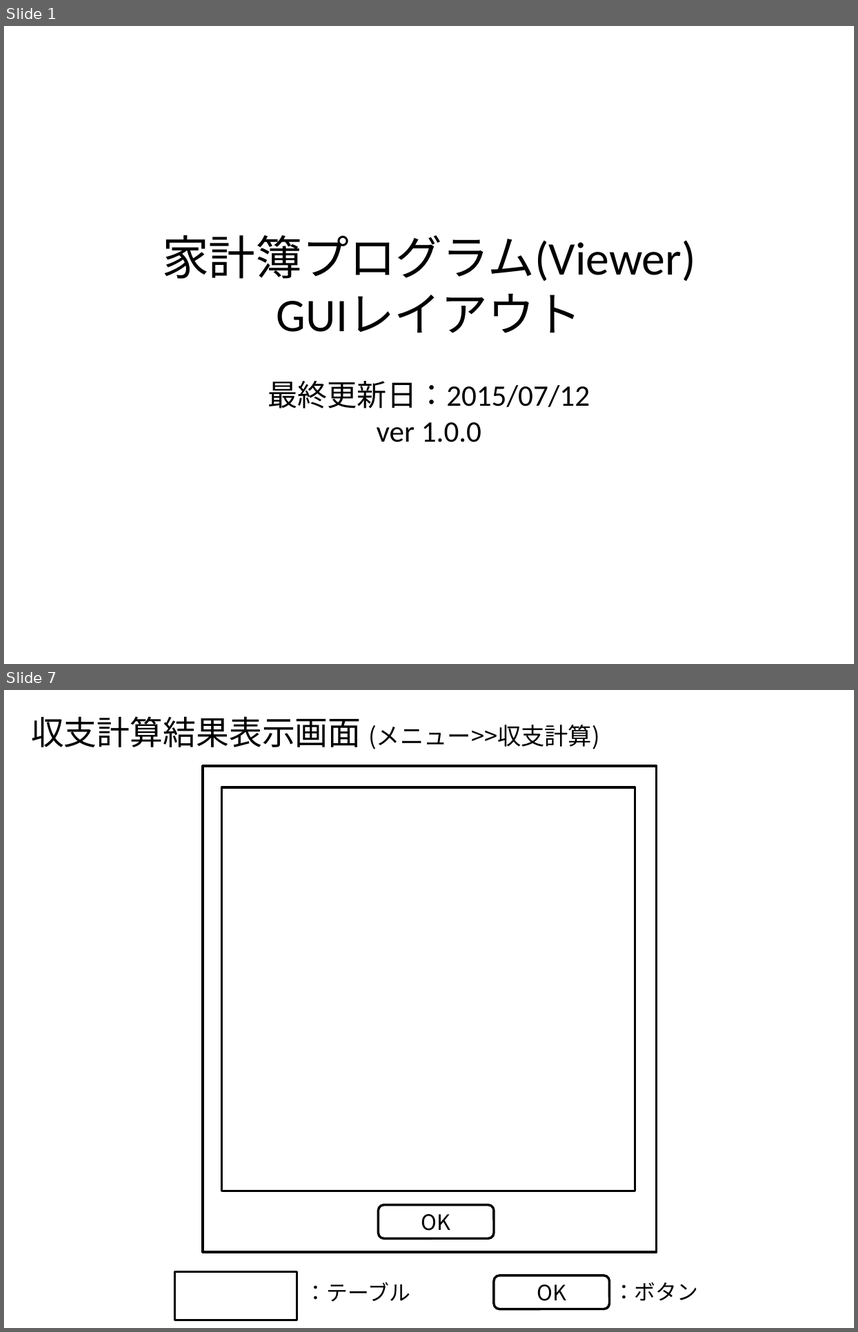
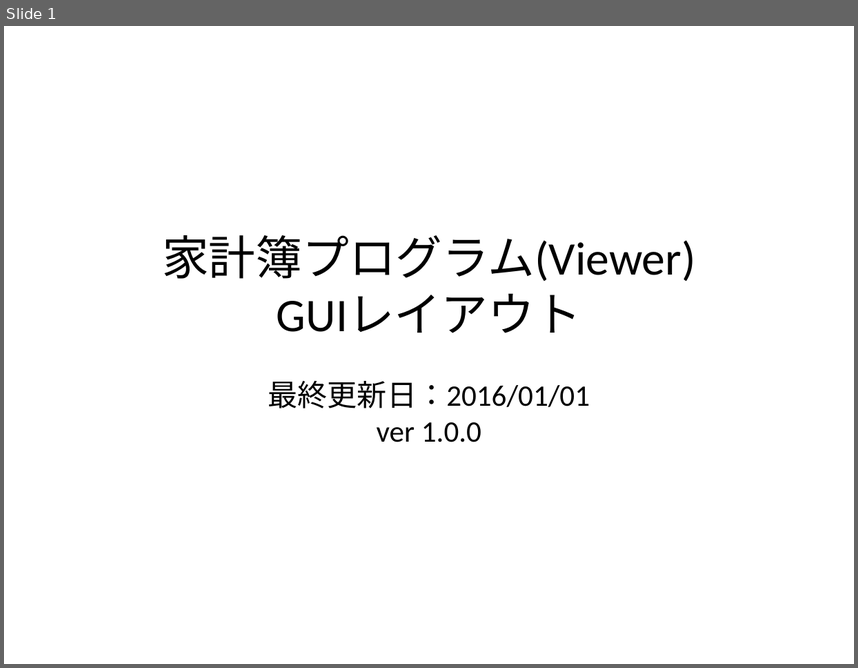
Before and after one commit to Leonis0813/chort, a slide deck: zosma/interface/ui.pptx. Shown one above the other, each under a label of ours: slides 1 and 7 before the commit, slide 1 after it; the slides between them are not shown. The pictures are 858x1332 and 858x668 pixels, drawn with LibreOffice and Linux fonts; fonts in the diff are those of the drawing. Boxes give left, top, right and bottom in pixels: in the first picture for what was removed or moved away, otherwise in the second. Text is boxed around its words. In the diff, an @@ line names an element or a change of style, - is before the commit and + after.

```diff
--- a/zosma/interface/ui.pptx
+++ b/zosma/interface/ui.pptx
@@ slide 7 removed at bbox=[4, 690, 854, 1328], background #FFFFFF @@
@@ text removed at bbox=[31, 716, 600, 749] @@
-収支計算結果表示画面 (メニュー>>収支計算)
@@ rectangle removed at bbox=[203, 766, 657, 1252] @@
@@ rectangle removed at bbox=[221, 788, 635, 1192] @@
@@ rounded rectangle removed at bbox=[378, 1204, 494, 1237] @@
-OK
@@ rectangle removed at bbox=[175, 1272, 297, 1320] @@
@@ text removed at bbox=[306, 1282, 410, 1301] @@
-：テーブル
@@ rounded rectangle removed at bbox=[494, 1275, 609, 1308] @@
-OK
@@ text removed at bbox=[613, 1282, 698, 1301] @@
-：ボタン
@@ slide 1 changed as well @@
@@ title at bbox=[162, 235, 696, 442]: text changed @@
-家計簿プログラム(Viewer)
-GUIレイアウト
-最終更新日：2015/07/12
-ver 1.0.0
+家計簿プログラム(Viewer)
+GUIレイアウト
+最終更新日：2016/01/01
+ver 1.0.0
```
Also in this commit, not shown: 1 other slide changed, 4 other slides removed, 1 other file.
